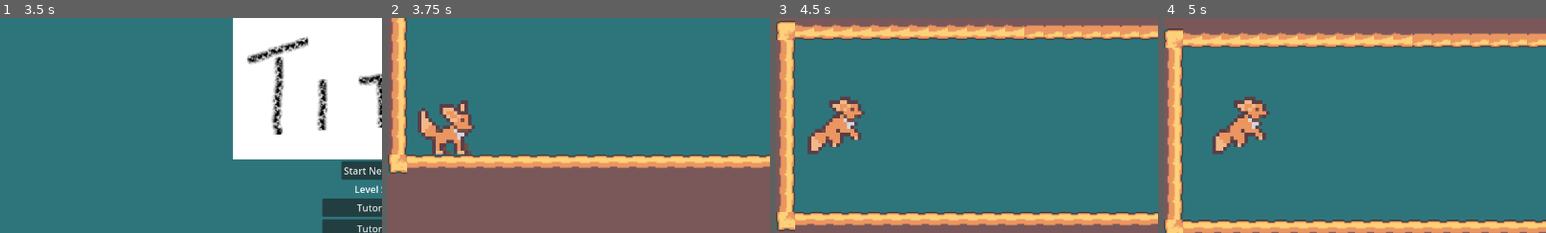
Above: before the commit, frames 1-4 (left to right).
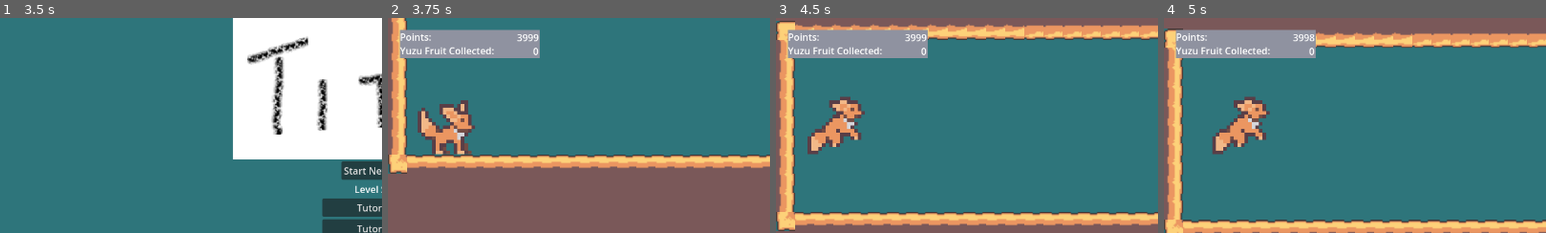
Above: after the commit, the same moments.

Repository: lhoffl/gmtk2024
Game: Godot game, scene res://transference/main_menu.tscn
Same seed, same stepped clock (60 frames per second), same inputs: the game is played once before the commit and once after it.
Inputs:
- Up to frame 1 (3.5 s): click "Tutorial - 1" at 0.5 s; click "Tutorial - 2" at 1.25 s; click "Tutorial - 3" at 2 s; click "Capybara Charge" at 2.75 s
- Up to frame 2 (3.75 s): click "Start New Game" at 3.5 s
- Up to frame 3 (4.5 s): tap Enter at 4.25 s; hold D (player1_right) from 4.28 s (still down); tap Space (player1_jump) at 4.35 s
- Up to frame 4 (5 s): keep holding D (player1_right); tap Space (player1_jump) at 4.52, 4.82 s
The pictures show only the part of the screen within x 0-50%, y 0-50%; the shares and areas given below are measured in that part.

Frame 1 is identical in both runs. In frame 2, 4.9% of the frame differs, in the area x 3-40%, y 5-19%; in frame 3, 4.9%; in frame 4, 4.9%.
Error before the commit: Invalid operands 'String' and 'int' in operator '+'. (res://transference/main_menu.gd:51)
Error after the commit: Invalid operands 'String' and 'int' in operator '+'. (res://transference/main_menu.gd:64)

Commit message:
Added GUI to track time score and yuzu count

Diff:
--- a/transference/main_menu.gd
+++ b/transference/main_menu.gd
@@ -12,6 +12,7 @@
 @onready var _level_select_menu = $CanvasLayer/MarginContainer/VBoxContainer/ScrollContainer/HBoxContainer
 @onready var _canvas = $CanvasLayer
 @onready var _win_screen_canvas = $CanvasLayer2
+@onready var _gui_canvas = $UI_CanvasLayer
 
 var level_index = 0
 var oasis
@@ -19,9 +20,17 @@
 func _ready() -> void:
 	addLevelsToSelect()
 
-func _process(_delta):
-	if main_menu_state == MAIN_MENU_STATES.GAME_WIN and Input.is_action_just_pressed("player1_jump"):
-		next_level()
+func _process(delta):
+	match main_menu_state:
+		MAIN_MENU_STATES.GAME_WIN:
+			if Input.is_action_just_pressed("player1_jump"):
+				next_level()
+		MAIN_MENU_STATES.GAME_PLAY:
+			_world.time_score -= delta
+			_gui_canvas.update_points_label(int(_world.time_score))
+			_gui_canvas.update_yuzu_label(_world.yuzu_count)
+		_:
+			pass
 
 func addLevelsToSelect():
 	for x in levels:
@@ -32,6 +41,8 @@
 
 func _on_start_new_game_pressed() -> void:
 	level_index = 0
+	_world.time_score = levels.size() * 1000
+	_world.yuzu_count = 0
 	print_debug("Start New Game Pressed - Scene " + levels.get(levels.keys()[level_index]))
 	load_level(levels.get(levels.keys()[level_index]))
 
@@ -45,6 +56,8 @@
 
 func _on_level_pressed(x) -> void:
 	level_index = levels.keys().find(x)
+	_world.time_score = (levels.size() - level_index) * 1000
+	_world.yuzu_count = 0
 	load_level(level_index)
 
 func load_level(level_scene_name):
@@ -96,10 +109,13 @@
 			main_menu_state = MAIN_MENU_STATES.MAIN_MENU
 			_world.hide()
 			_canvas.show()
+			_win_screen_canvas.hide()
+			_gui_canvas.hide()
 		MAIN_MENU_STATES.PAUSE_MENU:
 			main_menu_state = MAIN_MENU_STATES.PAUSE_MENU
 		MAIN_MENU_STATES.GAME_PLAY:
 			main_menu_state = MAIN_MENU_STATES.GAME_PLAY
+			_gui_canvas.show()
 		MAIN_MENU_STATES.GAME_WIN:
 			main_menu_state = MAIN_MENU_STATES.GAME_WIN
 			_world.players["1"].player.win_level()
--- a/transference/main_menu.tscn
+++ b/transference/main_menu.tscn
@@ -1,9 +1,10 @@
-[gd_scene load_steps=6 format=3 uid="uid://c8232ibljag8j"]
+[gd_scene load_steps=7 format=3 uid="uid://c8232ibljag8j"]
 
 [ext_resource type="Script" path="res://transference/main_menu.gd" id="1_ywi8l"]
 [ext_resource type="Texture2D" uid="uid://qkjbtc0qas2x" path="res://transference/characters/players/sprites/title-placeholder.png" id="2_stxx6"]
 [ext_resource type="Texture2D" uid="uid://ct12xm0hqyl75" path="res://transference/characters/players/sprites/capy_64.png" id="3_4rcyp"]
 [ext_resource type="PackedScene" uid="uid://cwds3co0py8tn" path="res://transference/world/World.tscn" id="4_j4ag4"]
+[ext_resource type="PackedScene" uid="uid://cvjng8x4pch1t" path="res://transference/world/GUI.tscn" id="5_c37c0"]
 
 [sub_resource type="LabelSettings" id="LabelSettings_yqc2o"]
 font_size = 32
@@ -88,4 +89,7 @@
 label_settings = SubResource("LabelSettings_yqc2o")
 horizontal_alignment = 1
 
+[node name="UI_CanvasLayer" parent="." instance=ExtResource("5_c37c0")]
+visible = false
+
 [connection signal="pressed" from="CanvasLayer/MarginContainer/VBoxContainer/Start New Game" to="." method="_on_start_new_game_pressed"]
--- a/transference/world/GUI.tscn
+++ b/transference/world/GUI.tscn
@@ -15,6 +15,7 @@
 grow_vertical = 2
 
 [node name="VBoxContainer2" type="VBoxContainer" parent="HBoxContainer"]
+visible = false
 layout_mode = 2
 
 [node name="MarginContainer" parent="HBoxContainer/VBoxContainer2" instance=ExtResource("1_axlkv")]
@@ -32,22 +33,41 @@
 theme_override_constants/margin_top = 20
 
 [node name="NinePatchRect" type="NinePatchRect" parent="HBoxContainer/MarginContainer"]
-custom_minimum_size = Vector2(200, 25.365)
+custom_minimum_size = Vector2(233.79, 25.365)
 layout_mode = 2
 texture = ExtResource("1_ijgwc")
 
 [node name="PointsLabel" type="Label" parent="HBoxContainer/MarginContainer/NinePatchRect"]
 layout_mode = 0
 offset_right = 57.0
-offset_bottom = 48.0
+offset_bottom = 23.0
 text = "Points: "
+vertical_alignment = 1
+
+[node name="YuzuLabel" type="Label" parent="HBoxContainer/MarginContainer/NinePatchRect"]
+layout_mode = 0
+offset_top = 23.0
+offset_right = 57.0
+offset_bottom = 46.0
+text = "Yuzu Fruit Collected:"
 vertical_alignment = 1
 
 [node name="PointsValue" type="Label" parent="HBoxContainer/MarginContainer/NinePatchRect"]
 layout_mode = 0
 offset_left = 56.0
 offset_top = 1.0
-offset_right = 198.0
+offset_right = 233.0
+offset_bottom = 24.0
+text = "0
+"
+horizontal_alignment = 2
+vertical_alignment = 1
+
+[node name="YuzuValue" type="Label" parent="HBoxContainer/MarginContainer/NinePatchRect"]
+layout_mode = 0
+offset_left = 159.0
+offset_top = 24.0
+offset_right = 233.0
 offset_bottom = 47.0
 text = "0
 "
--- a/transference/world/gui_controller.gd
+++ b/transference/world/gui_controller.gd
@@ -3,12 +3,18 @@
 @onready var _fox_info_box = $HBoxContainer/VBoxContainer2/MarginContainer
 @onready var _capybara_info_box = $HBoxContainer/VBoxContainer2/MarginContainer2
 @onready var _points_value_label = $HBoxContainer/MarginContainer/NinePatchRect/PointsValue
+@onready var _yuzu_value_label = $HBoxContainer/MarginContainer/NinePatchRect/YuzuValue
 
-@export var current_score = 0
 @export var fox_mass = 0
 @export var capybara_mass = 0
 
 func _process(delta: float) -> void:
 	_fox_info_box.mass = fox_mass
 	_capybara_info_box.mass = capybara_mass
-	_points_value_label.text = str(current_score)
+
+
+func update_points_label(points):
+	_points_value_label.text = str(points)
+
+func update_yuzu_label(yuzus):
+	_yuzu_value_label.text = str(yuzus)
--- a/transference/world/player_info.gd
+++ b/transference/world/player_info.gd
@@ -8,7 +8,7 @@
 @export var player_name = player_names.FENNEC_FOX
 @export var mass = 1.0
 
-func _process(delta: float) -> void:
+func _process(_delta: float) -> void:
 	_player_name_label.text = getPlayerName()
 	_mass_value_label.text = str(mass)
 
